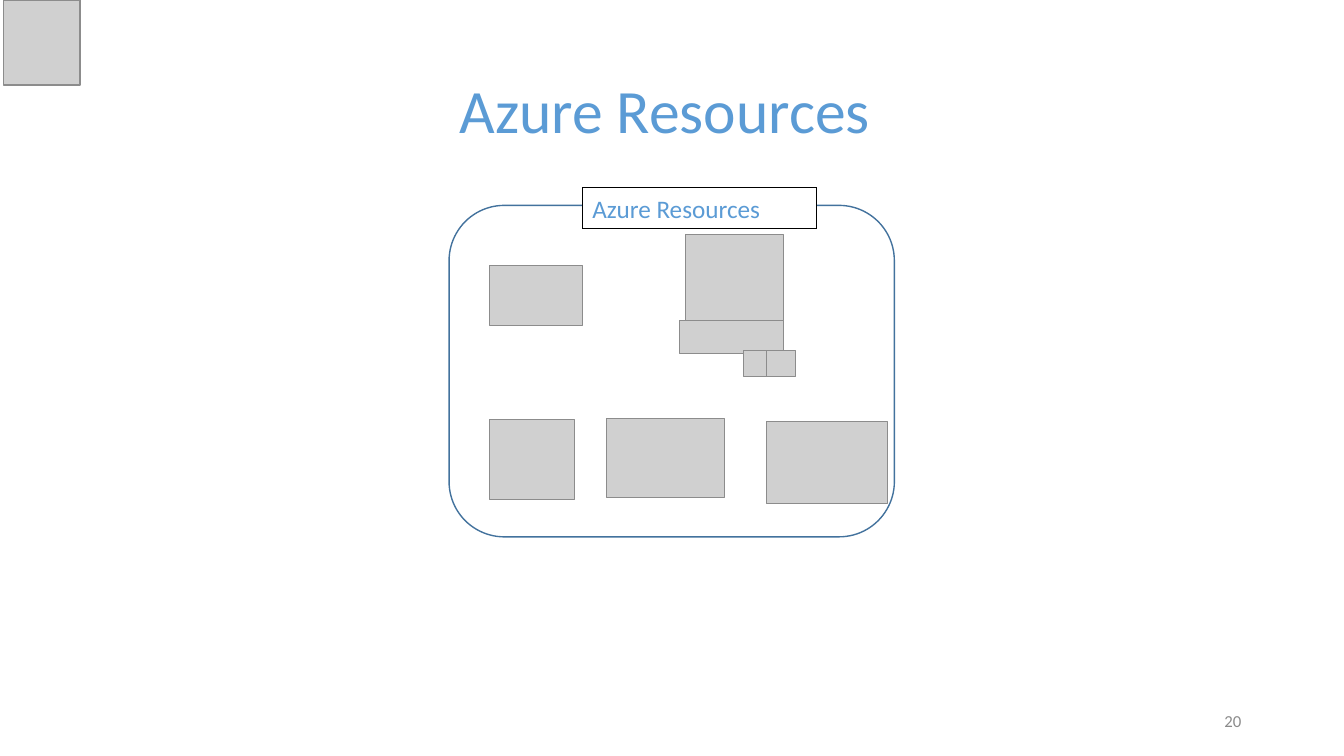
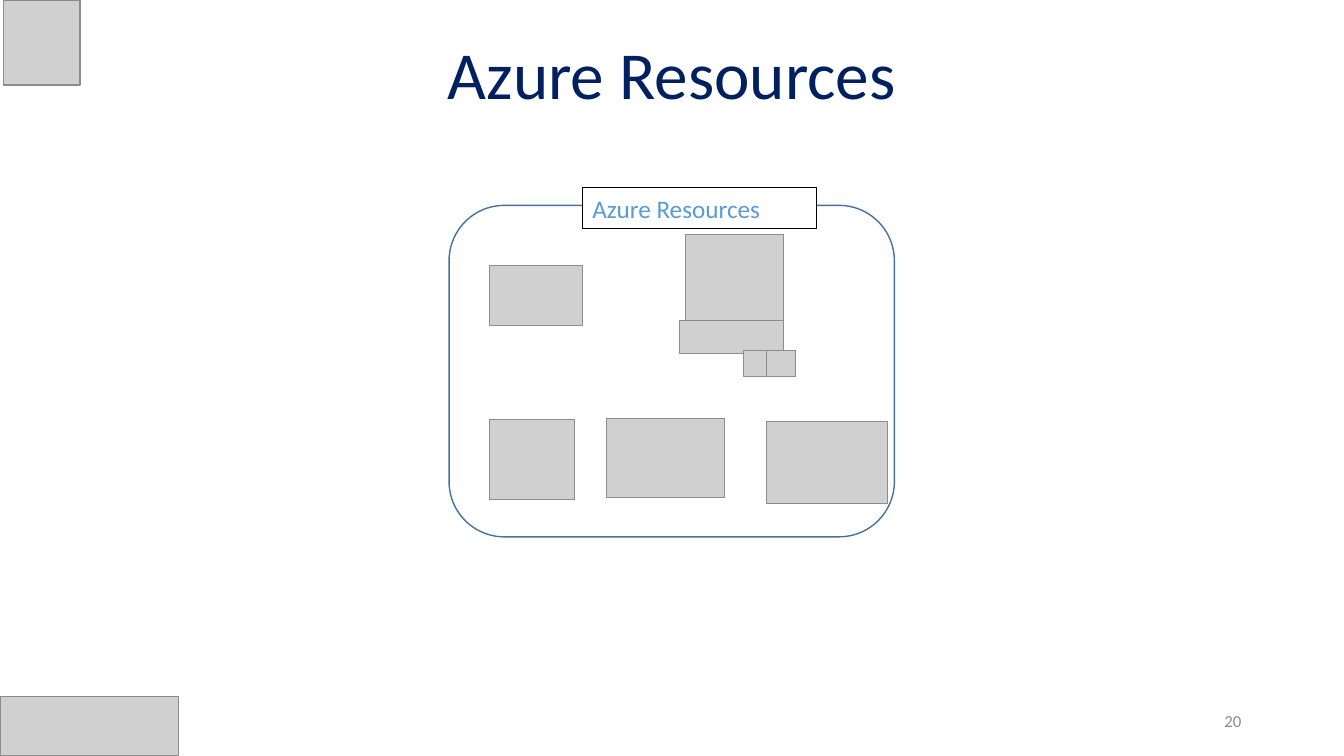
Before and after one commit to alpaBuddhabhatti/CloudBrew2022, a slide deck: slide 20 of Sentiment Analysis using Azure Data Factory and Azure Cognitive service_CloudBrew2022.pptx. Drawn at 1344x756 pixels with LibreOffice and Linux fonts; fonts in the diff are those of the drawing; grey boxes stand for pictures. Boxes give left, top, right and bottom in pixels: in the first picture for what was removed or moved away, otherwise in the second. Text is boxed around its words. In the diff, an @@ line names an element or a change of style, - is before the commit and + after.

```diff
--- a/Sentiment Analysis using Azure Data Factory and Azure Cognitive service_CloudBrew2022.pptx
+++ b/Sentiment Analysis using Azure Data Factory and Azure Cognitive service_CloudBrew2022.pptx
@@ title "Azure Resources": place and size @@
-title "Azure Resources" at [460,93,870,134]
+title "Azure Resources" at [448,56,895,100]
@@ title "Azure Resources" at [448,56,895,100]: size 44 to 48 pt, text colour #5B9BD5 to #002060 @@
@@ picture added at [1,696,178,756] @@
```
Also in this commit, not shown: 22 other slides changed.
